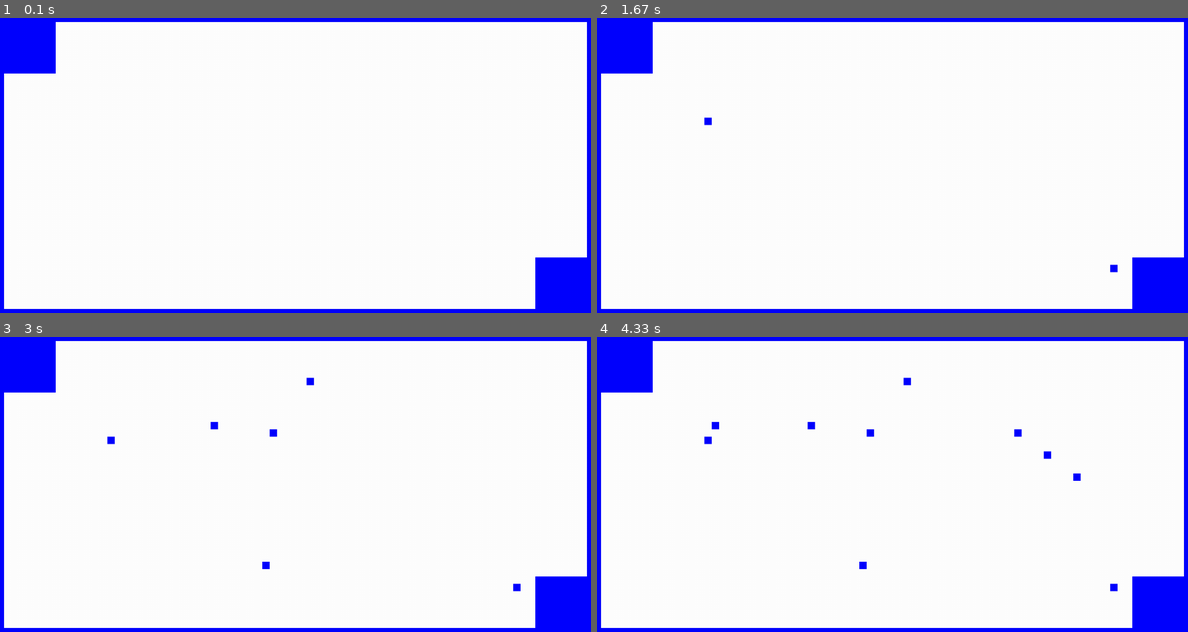
Above: before the commit, frames 1-4 (two rows, left to right).
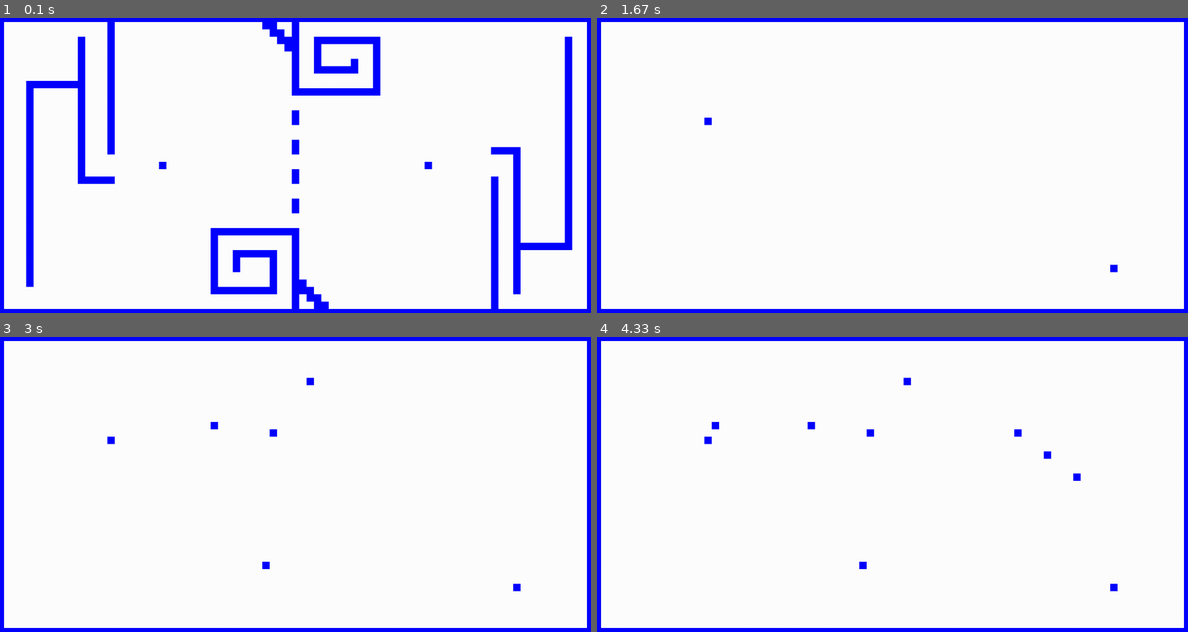
Above: after the commit, the same moments.

Repository: ArtemisPlayer/Yerak
Game: pygame game, started from GenerateNewMap.py
Two runs of this game, one before a commit and one after it. Both use one fixed random seed, a clock stepped at 60 frames per second and the inputs below.
Inputs (mouse positions are in pixels of both pictures, inside the frame that each line leads up to):
- Up to frame 1 (0.1 s): no input
- Up to frame 2 (1.67 s): tap Space at 0.33 s; tap Enter at 0.67 s; click (709, 121) at 1.05 s; click (1111, 271) at 1.38 s
- Up to frame 3 (3 s): click (307, 384) at 1.72 s; click (265, 564) at 2.05 s; click (277, 434) at 2.38 s; click (212, 422) at 2.72 s
- Up to frame 4 (4.33 s): click (1052, 457) at 3.05 s; click (1075, 475) at 3.38 s; click (1016, 431) at 3.72 s; click (721, 425) at 4.05 s

The runs differ from the first frame. In frame 1, 12% of the frame differs, in the area x 0-100%, y 1-99%; in frame 2, 3.1%; in frame 3, 3.1%; in frame 4, 3.1%.

Commit message:
Suppression du bug au moment de la mort, amélioration de l'éditeur de niveau, nouvelle carte

Diff:
--- a/GenerateNewMap.py
+++ b/GenerateNewMap.py
@@ -28,11 +28,30 @@
 
     def __init__(self):
         self.map = []
+        fichier = open("map.txt")
+        rawData = fichier.readlines()
+        fichier.close()
+        for l in range(len(rawData)):
+            ligne = []
+            for c in range(len(rawData[0])):
+                m = Case(c, l)
+                if rawData[l][c] == ' ':
+                    m.mur = False
+                ligne.append(m)
+            self.map.append(ligne)
+
+        print("Map loaded")
+
+
+    def newMap(self):
+        self.map = []
         for i in range(LINES):
             liste = []
             for j in range(COLS):
                 liste.append(Case(j,i))
             self.map.append(liste)
+        self.vider()
+
 
     def create_spawns(self, taille):
         for i in range(1, taille+1):
@@ -42,7 +61,7 @@
             for j in range(COLS- taille-1, COLS-1):
                 self.map[i][j].mur = False
 
-    def vider(self):
+    def vider(self):#Non utilisé
         for i in range(1, LINES-1):
             for j in range(1, COLS-1):
                 self.map[i][j].mur = not self.map[i][j].mur
@@ -65,8 +84,7 @@
 
     def main(self):
         fenetre = pygame.display.set_mode((COLS*BLOC_SIZE, LINES*BLOC_SIZE))
-        pygame.display.set_caption("Yerak - EDITEUR DE NIVEAU")
-        print(self.pr())
+        pygame.display.set_caption("YERAK - LEVEL EDITOR")
         while True:
             self.afficher(fenetre)
             pygame.display.flip()
@@ -79,14 +97,23 @@
                         self.map[ordonne // BLOC_SIZE][abscisse // BLOC_SIZE].mur = False
                     else:
                         self.map[ordonne // BLOC_SIZE][abscisse // BLOC_SIZE].mur = True
+
+                if event.type == KEYDOWN:
+                    if event.key == K_SPACE:
+                        self.newMap()
+                        print("New map")
+                    elif event.key == K_RETURN:
+                        ecrire(self.pr())
+                        print("Map saved")
+
                 if event.type == QUIT:
-                    ecrire(self.pr())
                     exit()
 
 def main():
+    print("YERAK - LEVEL EDITOR")
+    print("USE: \n   SPACE --> new map\n   ENTER --> save map")
     laby = Laby()
     laby.create_spawns(7)
-    laby.vider()
     laby.main()
 
 
--- a/Launcher.py
+++ b/Launcher.py
@@ -5,6 +5,13 @@
 from Player import *
 import sys
 import os
+import pygame
+from pygame.locals import *
+
+def winLauncher():
+    pass
+
+
 
 
 def clear():
--- a/Player.py
+++ b/Player.py
@@ -53,6 +53,8 @@
         self.world = []
         self.last_update = time.time()
 
+        self.morts = 0
+
     def connect(self):
         counter = 0
         while True:
@@ -119,10 +121,11 @@
                 self.posx = self.posy = 20
                 ind = self.world[2:].index(miss)
                 self.connexion.send(pickle.dumps(['destroy', ind]))
-                print("Perdu !")
-                input()
-                exit(0)
-                break
+                self.posx = 20.
+                self.posy = 20.
+                self.vx = self.vy = 0.
+                self.morts += 1
+                print("Vous êtes mort pour la " + str(self.morts) + "e fois !")
 
     def afficher(self, fenetre):
         #fenetre.fill(COLOR_BG)
--- a/Serveur.py
+++ b/Serveur.py
@@ -95,3 +95,60 @@
                     if R.contient(self.clients_connectes[i].posx, self.clients_connectes[i].posy):
                         del self.clients_connectes[i]
                         break
+
+    def lobbyCommunicate(self, nClient, data):
+        if self.clients_connectes[nClient].dead:
+            return ['del']
+        connClient = select.select([self.clients_connectes[nClient].connexion], [], [], TIMEOUT)[0]
+        if connClient == []:
+            return ['del']
+
+        connClient = connClient[0]
+
+        try:
+            msg_recu = connClient.recv(2048)
+        except ConnectionResetError:
+            print('Connexion reset error')
+            msg_recu = ['fin']
+
+        try:
+            if msg_recu != ['fin']:
+                msg_recu = pickle.loads(msg_recu)
+        except:
+            return None
+
+        if msg_recu == ['fin']:
+            connClient.close()
+            self.clients_connectes[nClient].dead = True
+            self.clients_connectes[nClient].vx = 0
+            self.clients_connectes[nClient].vy = 0
+            return ['del']
+
+
+
+        bdata = pickle.dumps(data)
+        connClient.send(bdata)
+
+
+        return msg_recu
+
+
+    def lobbyUpdate(self, status):
+        liste_send = [status] + [qqn.ip for qqn in self.clients_connectes]
+        for c in range(len(self.clients_connectes)):
+            reception = self.lobbyCommunicate(c, liste_send)
+            if reception == ['del']:
+                del self.clients_connectes[c]
+                break
+            elif reception == ['ready']:
+                pass
+            elif reception == ['notReady']:
+                pass
+            elif reception == ['launch']:
+                pass
+
+
+    def lobby(self):
+        while True:
+            self.accepter_new()
+            self.lobbyUpdate('lobby')
--- a/map.txt
+++ b/map.txt
@@ -1,41 +1,41 @@
-#################################################################################
-#       #                                                                       #
-#       #                                                                       #
-#       #                                                                       #
-#       #                                                                       #
-#       #                                                                       #
-#       #                                                                       #
-#       #                                                                       #
-#   #####                                                                       #
-#   #                                                                           #
-#   #                                                                           #
-#   #                                                                           #
-#   #                                                                           #
-#   #                                                                           #
-#   #                                                                           #
-#   #                                                                           #
-#   #                                    #                                      #
-#   #                                                                           #
-#   #                                                                           #
-#   ##                                                                          #
-#    ##                                                                         #
-#     ##                                                                        #
-#      ##                                                                       #
-#       ##                                                                      #
-#        #                                                                      #
-#                                                                               #
-#                                                                               #
-##########                                                                      #
-#        #                                                                      #
-#        #                                                                      #
-#        #                                                                      #
-#        #                                                                      #
-#        #                                                                      #
-#        #                                                               ########
-#        #                                                               ########
-#        #                                                               ########
-#        #                                                               ########
-#        #                                                               ########
-#        #                                                               ########
-#        #                                                               ########
-#################################################################################
+##################################################################################
+#              #                    ##  #                                       ##
+#              #                     ## #                                       ##
+#          #   #                      ###  #########                         #  ##
+#          #   #                       ##  #       #                         #  ##
+#          #   #                        #  #       #                         #  ##
+#          #   #                        #  #    #  #                         #  ##
+#          #   #                        #  ######  #                         #  ##
+#          #   #                        #          #                         #  ##
+#   ########   #                        #          #                         #  ##
+#   #      #   #                        ############                         #  ##
+#   #      #   #                                                             #  ##
+#   #      #   #                                                             #  ##
+#   #      #   #                        #                                    #  ##
+#   #      #   #                        #                                    #  ##
+#   #      #   #                                                             #  ##
+#   #      #   #                                                             #  ##
+#   #      #   #                        #                                    #  ##
+#   #      #   #                        #                          ####      #  ##
+#   #      #                                                          #      #  ##
+#   #      #          #                                   #           #      #  ##
+#   #      #                            #                             #      #  ##
+#   #      #####                        #                          #  #      #  ##
+#   #                                                              #  #      #  ##
+#   #                                                              #  #      #  ##
+#   #                                   #                          #  #      #  ##
+#   #                                   #                          #  #      #  ##
+#   #                                                              #  #      #  ##
+#   #                                                              #  #      #  ##
+#   #                        ############                          #  #      #  ##
+#   #                        #          #                          #  #      #  ##
+#   #                        #          #                          #  ########  ##
+#   #                        #  ######  #                          #  #         ##
+#   #                        #  #    #  #                          #  #         ##
+#   #                        #  #    #  #                          #  #         ##
+#   #                        #       #  #                          #  #         ##
+#   #                        #       #  ##                         #  #         ##
+#                            #########  ###                        #  #         ##
+#                                       # ##                       #            ##
+#                                       #  ##                      #            ##
+##################################################################################
